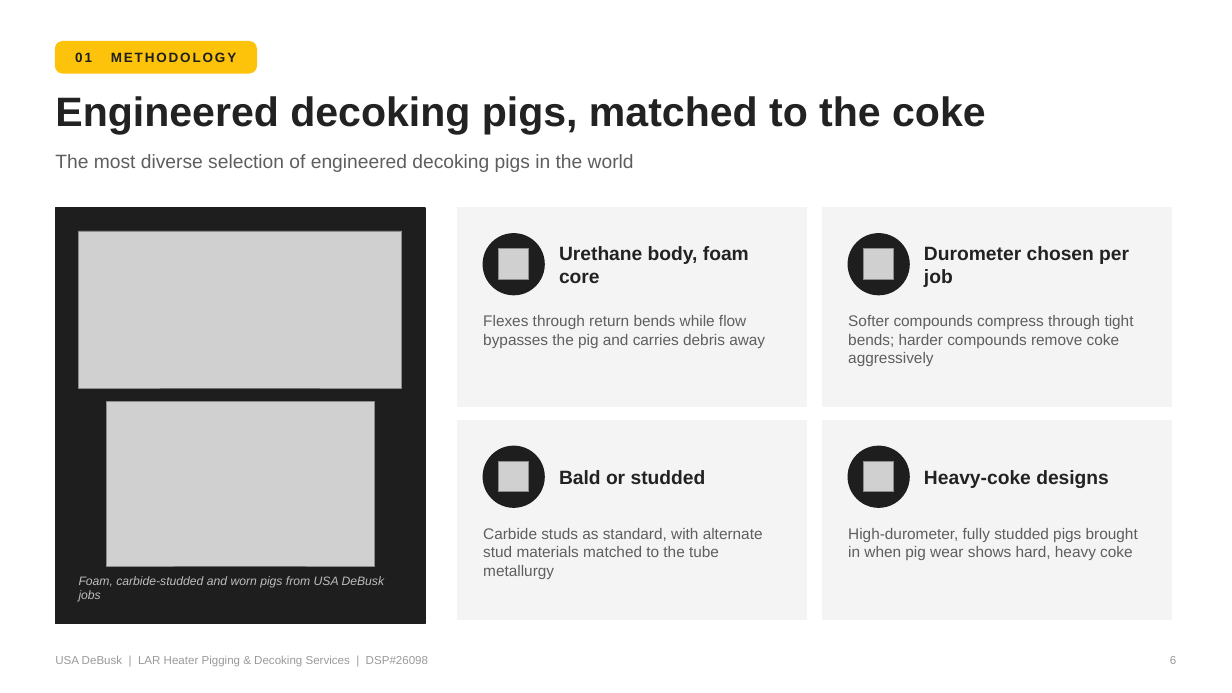
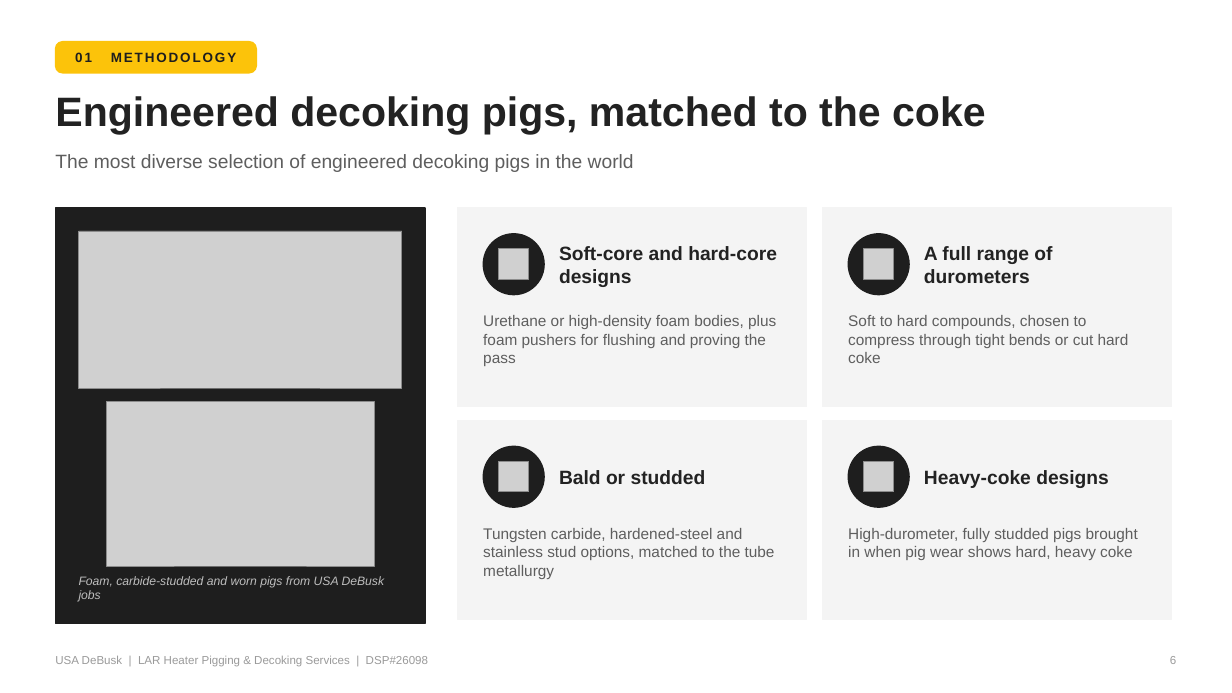
Before and after one commit to TheSkinz/obsidian-work, a slide deck: slide 6 of 02-facilities/Marathon/Carson-CA/DSP26098-technical-presentation/LAR_Technical_Proposal_Presentation.pptx. Drawn at 1232x693 pixels with LibreOffice and Linux fonts; fonts in the diff are those of the drawing; grey boxes stand for pictures. Boxes give left, top, right and bottom in pixels: in the first picture for what was removed or moved away, otherwise in the second. Text is boxed around its words. In the diff, an @@ line names an element or a change of style, - is before the commit and + after.

```diff
--- a/02-facilities/Marathon/Carson-CA/DSP26098-technical-presentation/LAR_Technical_Proposal_Presentation.pptx
+++ b/02-facilities/Marathon/Carson-CA/DSP26098-technical-presentation/LAR_Technical_Proposal_Presentation.pptx
@@ text at (559,246,777,287): text changed @@
-Urethane body, foam core
+Soft-core and hard-core designs
@@ text at (924,246,1052,283): text changed @@
-Durometer chosen per job
+A full range of durometers
@@ text at (483,315,776,366): text changed @@
-Flexes through return bends while flow bypasses the pig and carries debris away
+Urethane or high-density foam bodies, plus foam pushers for flushing and proving the pass
@@ text at (848,315,1129,363): text changed @@
-Softer compounds compress through tight bends; harder compounds remove coke aggressively
+Soft to hard compounds, chosen to compress through tight bends or cut hard coke
@@ text at (483,528,775,579): text changed @@
-Carbide studs as standard, with alternate stud materials matched to the tube metallurgy
+Tungsten carbide, hardened-steel and stainless stud options, matched to the tube metallurgy
```
Also in this commit, not shown: 1 other slide changed, 2 other files.
